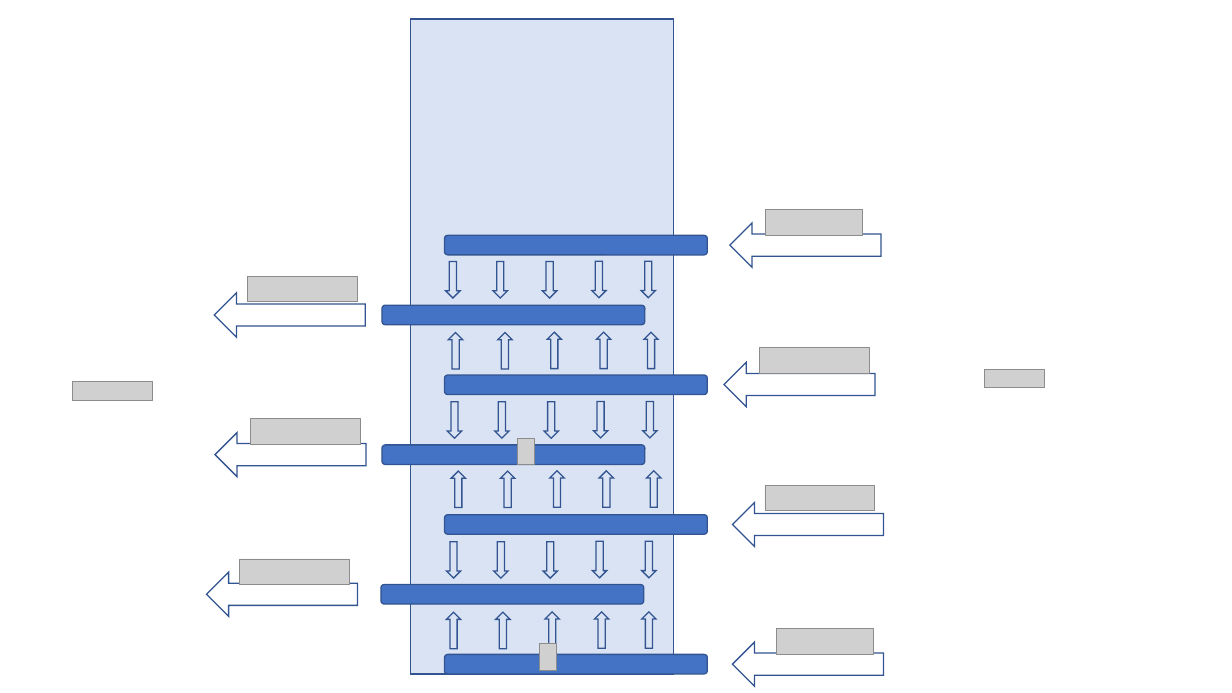
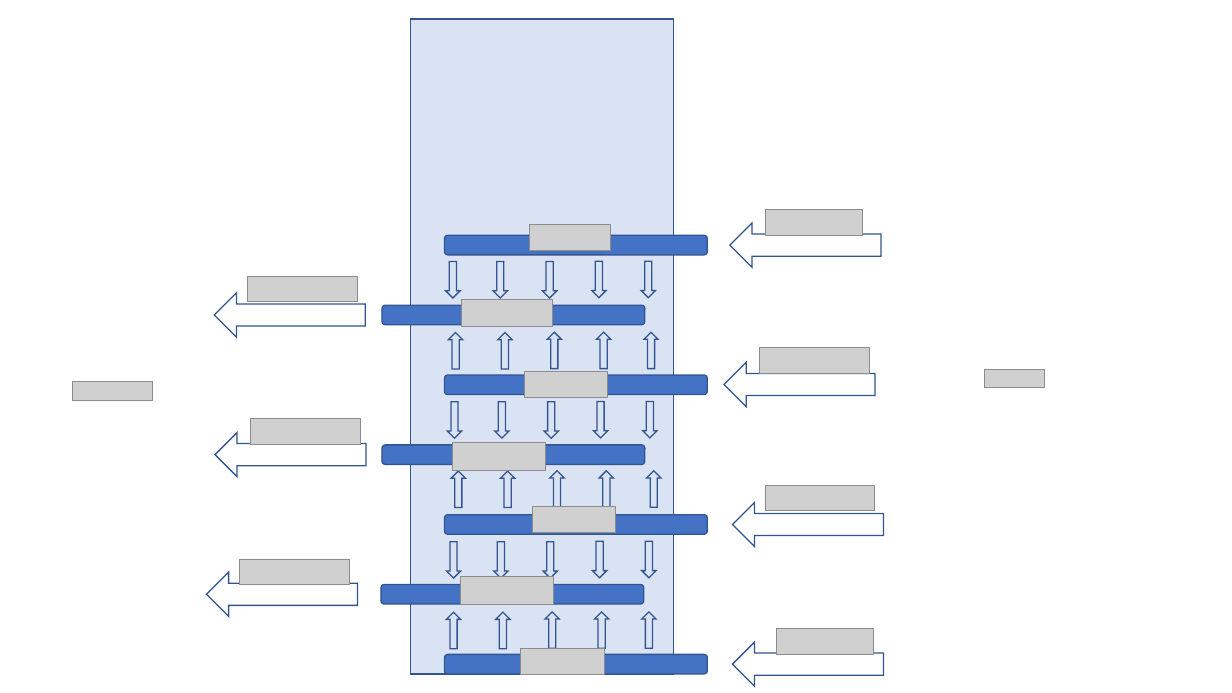
Before and after one commit to AguaClara/Textbook, a slide deck: slide 10 of ClareDiagrams.pptx. Drawn at 1232x693 pixels with LibreOffice and Linux fonts; fonts in the diff are those of the drawing; grey boxes stand for pictures; background and template pictures are left out. Boxes give left, top, right and bottom in pixels: in the first picture for what was removed or moved away, otherwise in the second. Text is boxed around its words. In the diff, an @@ line names an element or a change of style, - is before the commit and + after.

```diff
--- a/ClareDiagrams.pptx
+++ b/ClareDiagrams.pptx
@@ picture removed at [518, 439, 535, 465] @@
@@ group added at [453, 225, 616, 675]: 7 pictures @@
@@ picture removed at [540, 643, 556, 670] @@
```
Also in this commit, not shown: 1 other slide changed, 1 slide added, 1 slide removed, 3 other files.
